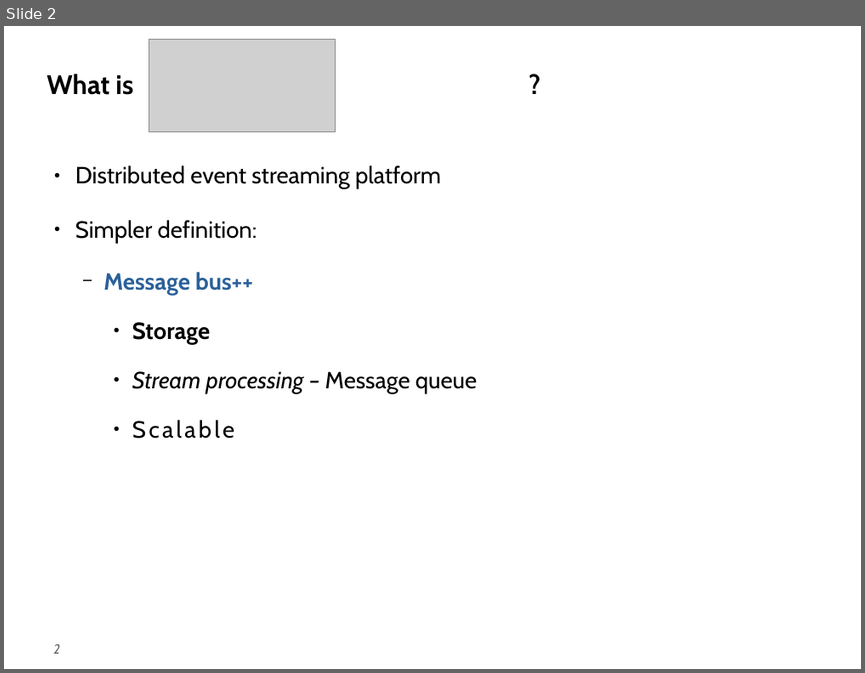
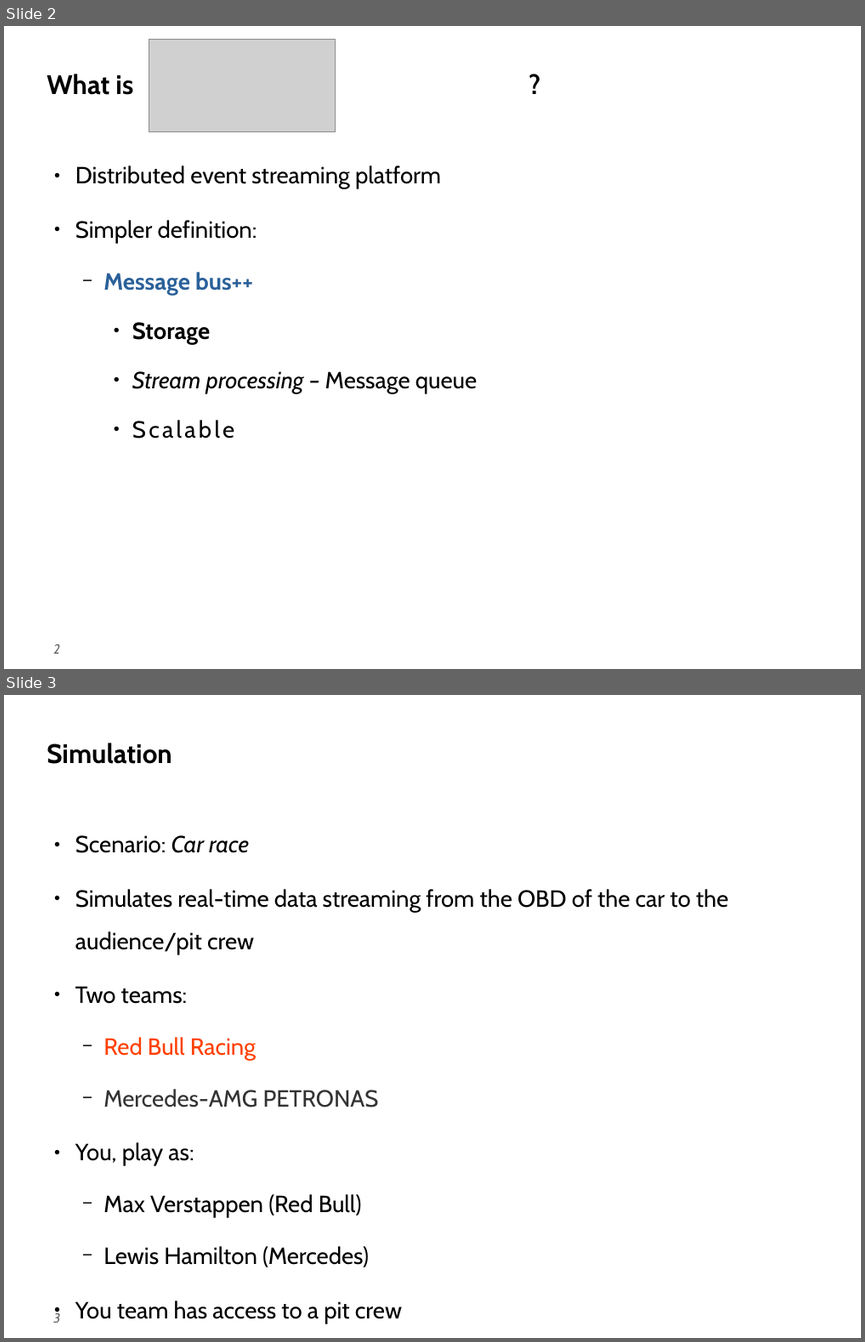
Before and after one commit to theflyingrahul/kafka_f1, a slide deck: Slides.odp. Shown one above the other, each under a label of ours: slide 2 before the commit, slides 2 and 3 after it. The pictures are 865x673 and 865x1342 pixels, drawn with LibreOffice and Linux fonts; fonts in the diff are those of the drawing; grey boxes stand for pictures. Boxes give left, top, right and bottom in pixels: in the first picture for what was removed or moved away, otherwise in the second. Text is boxed around its words. In the diff, an @@ line names an element or a change of style, - is before the commit and + after.

```diff
--- a/Slides.odp
+++ b/Slides.odp
@@ slide 3 added at [4, 695, 861, 1338], background #FFFFFF; not listed: 1 template element that a slide beside it also shows @@
@@ title added at [46, 743, 171, 764], 32 pt, text #000000, bold @@
+Simulation
@@ text added at [75, 835, 728, 1322], 28 pt, text #000000 @@
+● Scenario: Car race
+● Simulates real-time data streaming from the OBD of the car to the audience/pit crew
+● Two teams:
+  − Red Bull Racing
+  − Mercedes-AMG PETRONAS
+● You, play as:
+  − Max Verstappen (Red Bull)
+  − Lewis Hamilton (Mercedes)
+● You team has access to a pit crew
```
Also in this commit, not shown: 9 other slides added, 2 other files.
